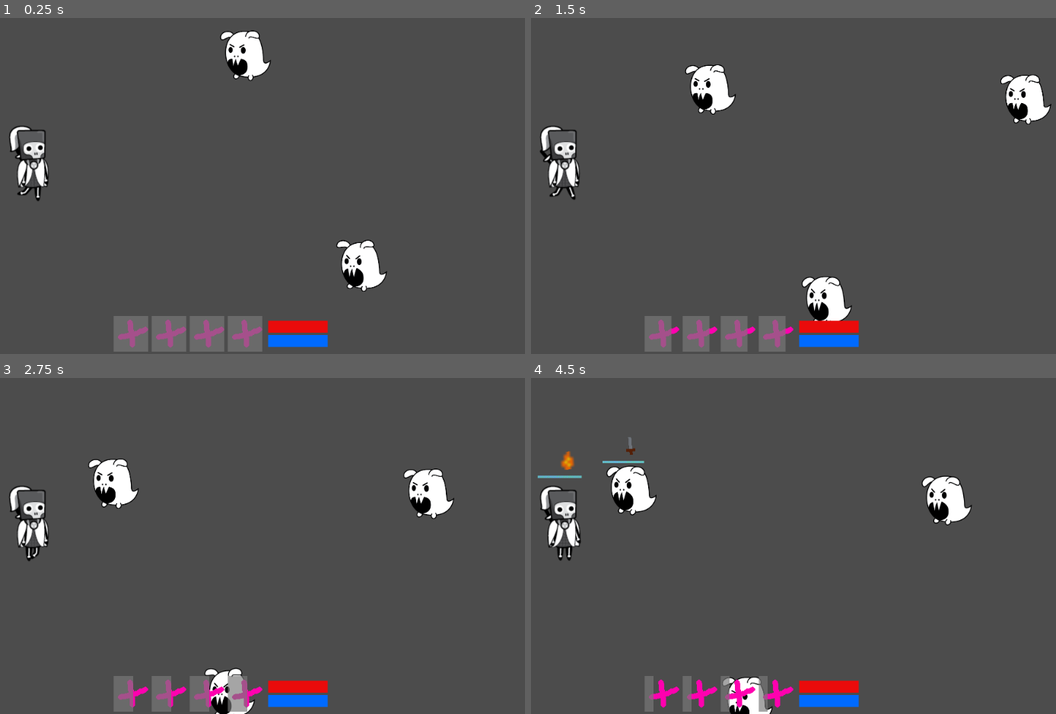
Above: before the commit, frames 1-4 (two rows, left to right).
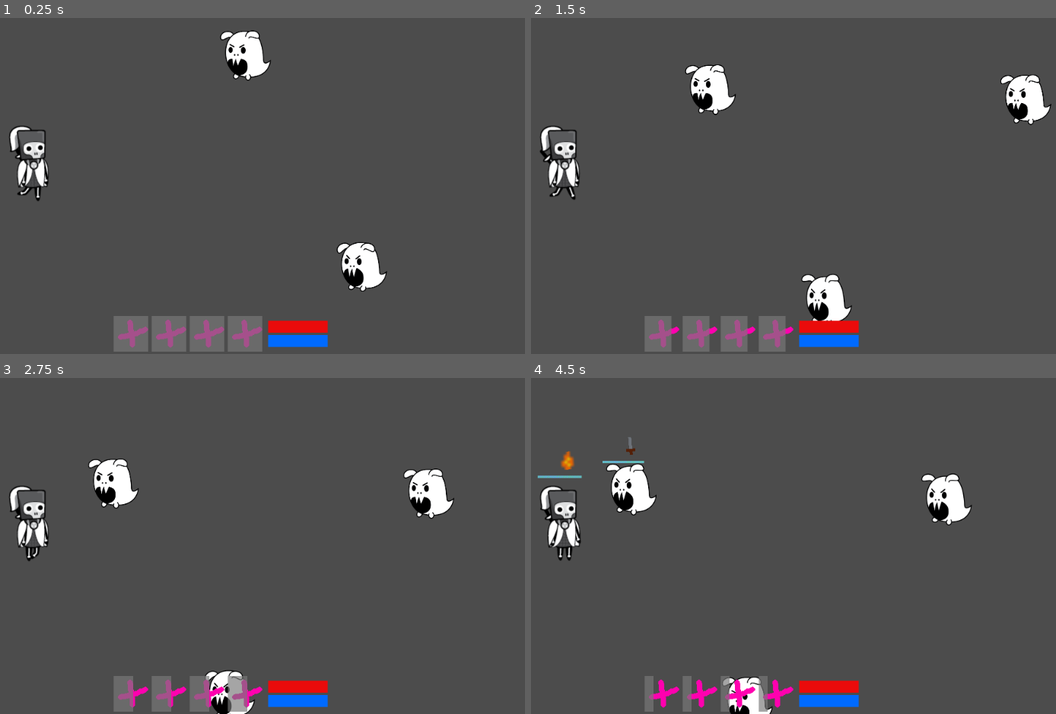
Above: after the commit, the same moments.

Repository: danreeves/godot-wild-jam-33
Game: Godot game, scene res://Main.tscn
The game is run twice, just before and just after one commit, with the same random seed, the same clock (stepped at 60 frames per second) and the same inputs. The engine's default icon, where the game draws it, is replaced by a stand-in: a white triangle on a blue panel in a dark square.
Inputs (mouse positions are in pixels of both pictures, inside the frame that each line leads up to):
- Up to frame 1 (0.25 s): no input
- Up to frame 2 (1.5 s): move the mouse to (888, 159) at 0.52 s; move the mouse to (630, 192) at 1.27 s
- Up to frame 3 (2.75 s): move the mouse to (283, 458) at 2.02 s
- Up to frame 4 (4.5 s): move the mouse to (720, 606) at 2.77 s; move the mouse to (935, 589) at 3.52 s; move the mouse to (567, 482) at 4.27 s

The runs differ from the first frame. In frame 1, 0.2% of the frame differs, in the area x 44-72%, y 10-82%; in frame 2, 0.2%; in frame 3, 0.2%; in frame 4, 0.3%, in the area x 14-82%, y 25-97%.

Commit message:
fix font oversamling warning

Diff:
--- a/Main.tscn
+++ b/Main.tscn
@@ -17,7 +17,6 @@
 scale = Vector2( 0.5, 0.5 )
 frames = ExtResource( 4 )
 animation = "idle"
-frame = 2
 playing = true
 
 [node name="Enemy2" parent="." instance=ExtResource( 2 )]
@@ -27,7 +26,7 @@
 scale = Vector2( 0.5, 0.5 )
 frames = ExtResource( 4 )
 animation = "idle"
-frame = 1
+frame = 3
 playing = true
 
 [node name="Enemy3" parent="." instance=ExtResource( 2 )]
@@ -37,7 +36,6 @@
 scale = Vector2( 0.5, 0.5 )
 frames = ExtResource( 4 )
 animation = "idle"
-frame = 2
 playing = true
 
 [node name="HUD" parent="." instance=ExtResource( 3 )]
--- a/Units/Player.tscn
+++ b/Units/Player.tscn
@@ -24,7 +24,7 @@
 [node name="AnimatedSprite" type="AnimatedSprite" parent="."]
 frames = ExtResource( 1 )
 animation = "idle"
-frame = 14
+frame = 11
 playing = true
 
 [node name="Hitbox" type="CollisionShape2D" parent="."]
--- a/project.godot
+++ b/project.godot
@@ -30,3 +30,4 @@
 [rendering]
 
 environment/default_environment="res://default_env.tres"
+quality/dynamic_fonts/use_oversampling=false
